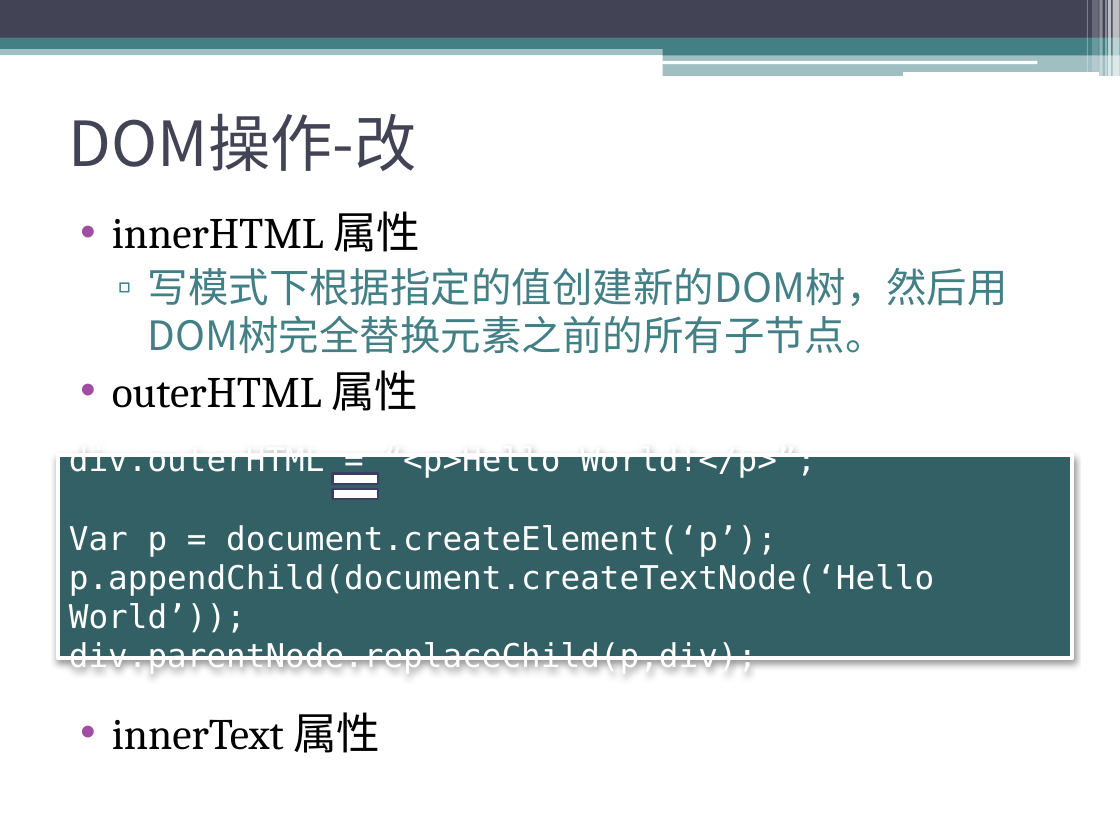
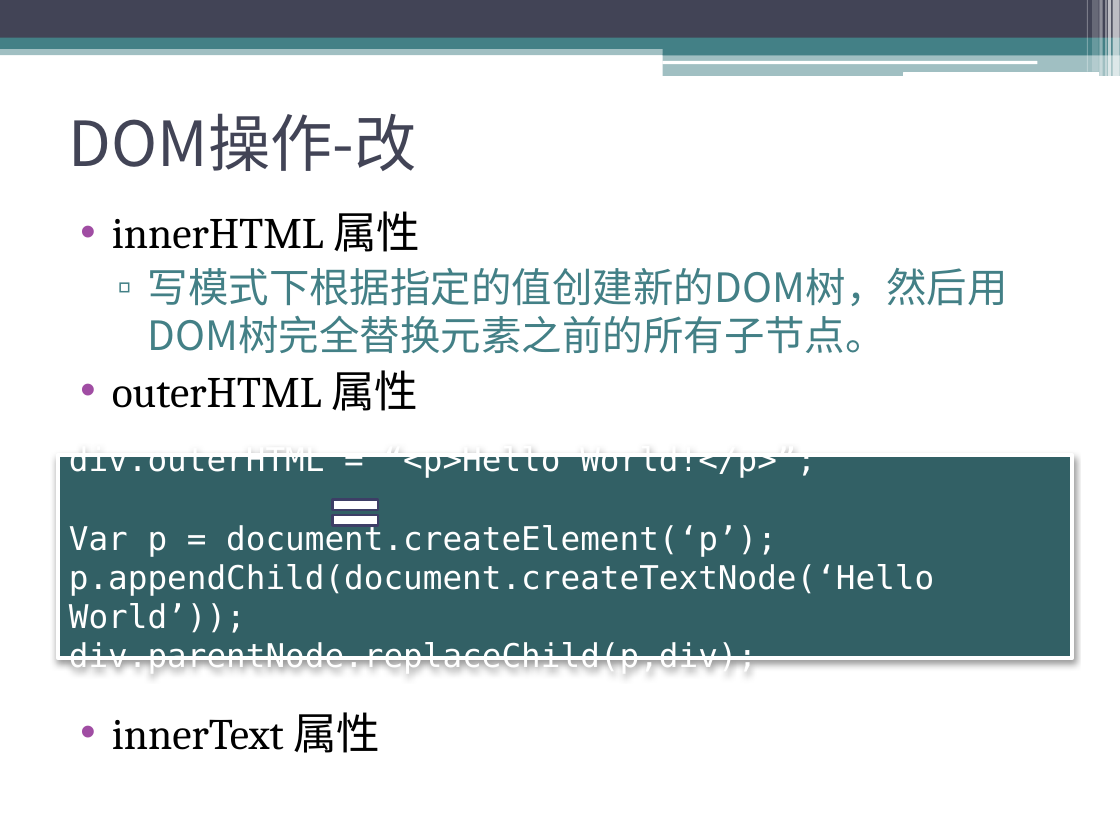
Before and after one commit to sophiazzw/Front_Library, a slide deck: slide 19 of manipulation.pptx (slide 18 before the commit). Drawn at 1120x840 pixels with LibreOffice and Linux fonts; fonts in the diff are those of the drawing. Boxes give left, top, right and bottom in pixels: in the first picture for what was removed or moved away, otherwise in the second. Text is boxed around its words. In the diff, an @@ line names an element or a change of style, - is before the commit and + after.

```diff
--- a/manipulation.pptx
+++ b/manipulation.pptx
@@ math equal: place and size @@
-math equal at [325,465,386,508]
+math equal at [325,491,386,534]
```
Also in this commit, not shown: 4 other slides changed, 8 slides added, 4 other files.
